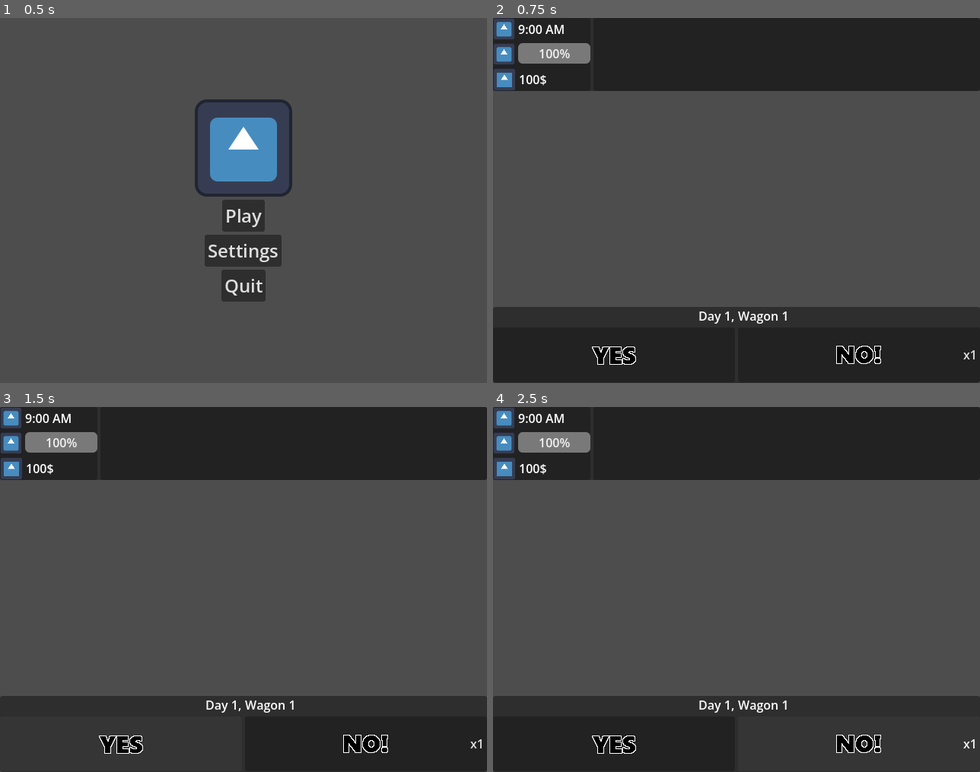
Above: before the commit, frames 1-4 (two rows, left to right).
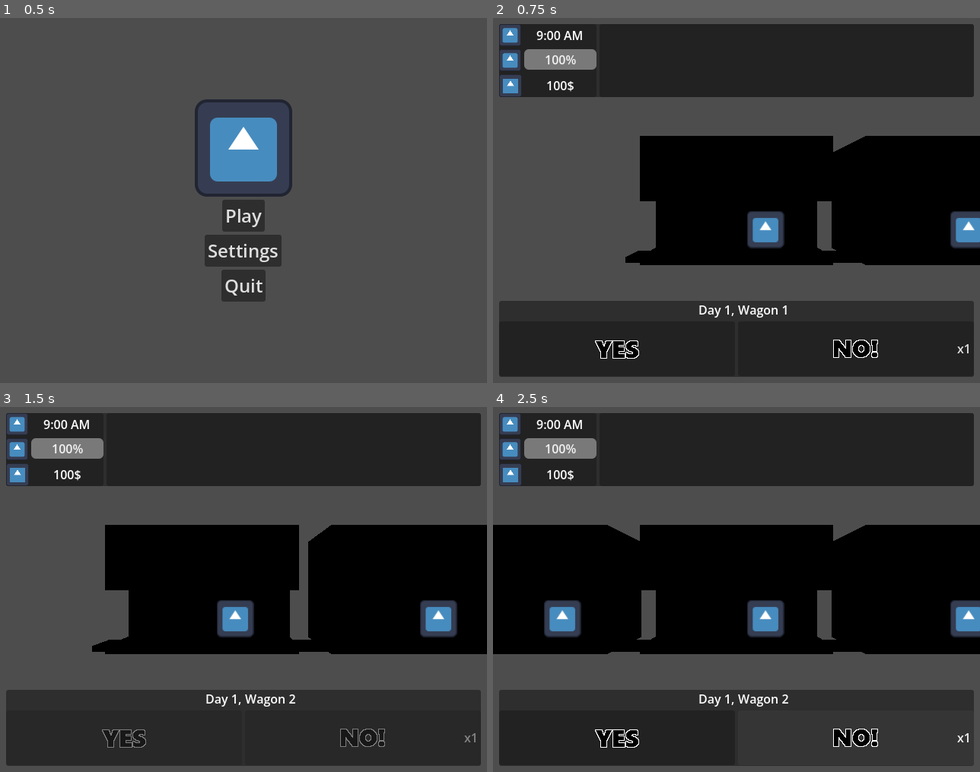
Above: after the commit, the same moments.

Repository: Smg065/WGJ2026
Game: Godot game, scene res://Scenes/MainMenu.tscn
Same seed, same stepped clock (60 frames per second), same inputs: the game is played once before the commit and once after it. The project has no main scene, so this scene is started directly. The engine's default icon, where the game draws it, is replaced by a stand-in: a white triangle on a blue panel in a dark square.
Inputs (mouse positions are in pixels of both pictures, inside the frame that each line leads up to; where the layout moved, square brackets give the same spot in the first picture):
- Up to frame 1 (0.5 s): no input
- Up to frame 2 (0.75 s): click "Play" at 0.5 s
- Up to frame 3 (1.5 s): click (121, 739) [121, 742] at 1.25 s
- Up to frame 4 (2.5 s): click (858, 742) at 2 s, where only the run before the commit has a clickable "x1"

Frame 1 is identical in both runs. In frame 2, 34% of the frame differs, in the area x 0-100%, y 0-100%; in frame 3, 35%; in frame 4, 43%.
Error before the commit: Cannot call method 'hide' on a null value. (res://Scripts/Gameplay.gd:111)

Commit message:
YesNo Button Signal Wiring

Diff:
--- a/Scenes/Gameplay.tscn
+++ b/Scenes/Gameplay.tscn
@@ -5,21 +5,29 @@
 [ext_resource type="Texture2D" uid="uid://duy0mimcue85a" path="res://icon.svg" id="3_mofsa"]
 [ext_resource type="Texture2D" uid="uid://m6hkwlqxkkec" path="res://Sprites/UI/Yes.png" id="3_ovofm"]
 [ext_resource type="Texture2D" uid="uid://dsdhfod08xkcd" path="res://Sprites/UI/No.png" id="4_mofsa"]
-
-[node name="Gameplay" type="Node3D" unique_id=636112707 node_paths=PackedStringArray("trainRoot", "dayLabel", "wagonLabel", "timeLabel", "energyBar", "moneyLabel", "yesButton", "noButton", "charPort", "charDialogue")]
+[ext_resource type="PackedScene" uid="uid://by6nvg44u7bqr" path="res://Resources/ResourceModPanel.tscn" id="4_u8j7u"]
+
+[node name="Gameplay" type="Node3D" unique_id=636112707 node_paths=PackedStringArray("trainRoot", "dayLabel", "wagonLabel", "timeLabel", "timeCost", "energyBar", "energyCost", "moneyLabel", "moneyCost", "yesButton", "noButton", "nosCost", "charPort", "charDialogue")]
 script = ExtResource("1_r5ka5")
 trainRoot = NodePath("TrainRoot")
 wagonPrefab = ExtResource("2_tdndw")
 dayLabel = NodePath("MainUI/UIVBox/BottomPanel/BottomVBox/DayWagonHBox/DayLabel")
 wagonLabel = NodePath("MainUI/UIVBox/BottomPanel/BottomVBox/DayWagonHBox/WagonLabel")
 timeLabel = NodePath("MainUI/UIVBox/TopVBox/TopPanel/TopHBox/ResourcesPanel/ResourceVBox/TimeHBox/TimeLabel")
+timeCost = NodePath("MainUI/UIVBox/TopVBox/CostsHBox/TimeCost")
 energyBar = NodePath("MainUI/UIVBox/TopVBox/TopPanel/TopHBox/ResourcesPanel/ResourceVBox/EnergyHBox/EnergyBar")
+energyCost = NodePath("MainUI/UIVBox/TopVBox/CostsHBox/EnergyCost")
 moneyLabel = NodePath("MainUI/UIVBox/TopVBox/TopPanel/TopHBox/ResourcesPanel/ResourceVBox/MoneyHBox/MoneyLabel")
+moneyCost = NodePath("MainUI/UIVBox/TopVBox/CostsHBox/MoneyCost")
 yesButton = NodePath("MainUI/UIVBox/BottomPanel/BottomVBox/Buttons/YesButton")
 noButton = NodePath("MainUI/UIVBox/BottomPanel/BottomVBox/Buttons/NoButton")
+nosCost = NodePath("MainUI/UIVBox/TopVBox/CostsHBox/NoCost")
 charPort = NodePath("MainUI/UIVBox/TopVBox/TopPanel/TopHBox/CharPanel/CharHBox/CharPort")
 charDialogue = NodePath("MainUI/UIVBox/TopVBox/TopPanel/TopHBox/CharPanel/CharHBox/CharText")
 
+[node name="Cam" type="Camera3D" parent="." unique_id=351483388]
+transform = Transform3D(1, 0, 0, 0, 1, 0, 0, 0, 1, 0, 0, 1)
+
 [node name="TrainRoot" type="Node3D" parent="." unique_id=815444279]
 
 [node name="MainUI" type="Control" parent="." unique_id=1406061247]
@@ -27,6 +35,10 @@
 anchors_preset = 15
 anchor_right = 1.0
 anchor_bottom = 1.0
+offset_left = 8.0
+offset_top = 8.0
+offset_right = -8.0
+offset_bottom = -8.0
 grow_horizontal = 2
 grow_vertical = 2
 
@@ -79,6 +91,8 @@
 layout_mode = 2
 size_flags_horizontal = 3
 text = "timeerr"
+horizontal_alignment = 1
+vertical_alignment = 1
 
 [node name="EnergyHBox" type="HBoxContainer" parent="MainUI/UIVBox/TopVBox/TopPanel/TopHBox/ResourcesPanel/ResourceVBox" unique_id=1702255590]
 layout_mode = 2
@@ -109,6 +123,8 @@
 layout_mode = 2
 size_flags_horizontal = 3
 text = "moneyerr"
+horizontal_alignment = 1
+vertical_alignment = 1
 
 [node name="CharPanel" type="Panel" parent="MainUI/UIVBox/TopVBox/TopPanel/TopHBox" unique_id=251231962]
 layout_mode = 2
@@ -124,13 +140,39 @@
 
 [node name="CharPort" type="TextureRect" parent="MainUI/UIVBox/TopVBox/TopPanel/TopHBox/CharPanel/CharHBox" unique_id=1309747447]
 layout_mode = 2
+texture = ExtResource("3_mofsa")
+expand_mode = 3
 
 [node name="CharText" type="RichTextLabel" parent="MainUI/UIVBox/TopVBox/TopPanel/TopHBox/CharPanel/CharHBox" unique_id=94070010]
 layout_mode = 2
 size_flags_horizontal = 3
+text = "ERR:NO TEXT FOUND!"
+horizontal_alignment = 1
+vertical_alignment = 1
 
 [node name="CostsHBox" type="HBoxContainer" parent="MainUI/UIVBox/TopVBox" unique_id=1419342397]
-layout_mode = 2
+custom_minimum_size = Vector2(0, 30)
+layout_mode = 2
+
+[node name="TimeCost" parent="MainUI/UIVBox/TopVBox/CostsHBox" unique_id=158322431 instance=ExtResource("4_u8j7u")]
+layout_mode = 2
+gainIcon = ExtResource("3_mofsa")
+defaultText = "%s Hours"
+
+[node name="EnergyCost" parent="MainUI/UIVBox/TopVBox/CostsHBox" unique_id=489055750 instance=ExtResource("4_u8j7u")]
+layout_mode = 2
+gainIcon = ExtResource("3_mofsa")
+defaultText = "%s%% Energy"
+
+[node name="MoneyCost" parent="MainUI/UIVBox/TopVBox/CostsHBox" unique_id=1529150854 instance=ExtResource("4_u8j7u")]
+layout_mode = 2
+gainIcon = ExtResource("3_mofsa")
+defaultText = "%s$"
+
+[node name="NoCost" parent="MainUI/UIVBox/TopVBox/CostsHBox" unique_id=229806842 instance=ExtResource("4_u8j7u")]
+layout_mode = 2
+gainIcon = ExtResource("3_mofsa")
+defaultText = "%s NO!s"
 
 [node name="Control" type="Control" parent="MainUI/UIVBox" unique_id=1653157402]
 layout_mode = 2
@@ -179,3 +221,6 @@
 icon = ExtResource("4_mofsa")
 alignment = 2
 icon_alignment = 1
+
+[connection signal="pressed" from="MainUI/UIVBox/BottomPanel/BottomVBox/Buttons/YesButton" to="." method="yes_pressed"]
+[connection signal="pressed" from="MainUI/UIVBox/BottomPanel/BottomVBox/Buttons/NoButton" to="." method="no_pressed"]
